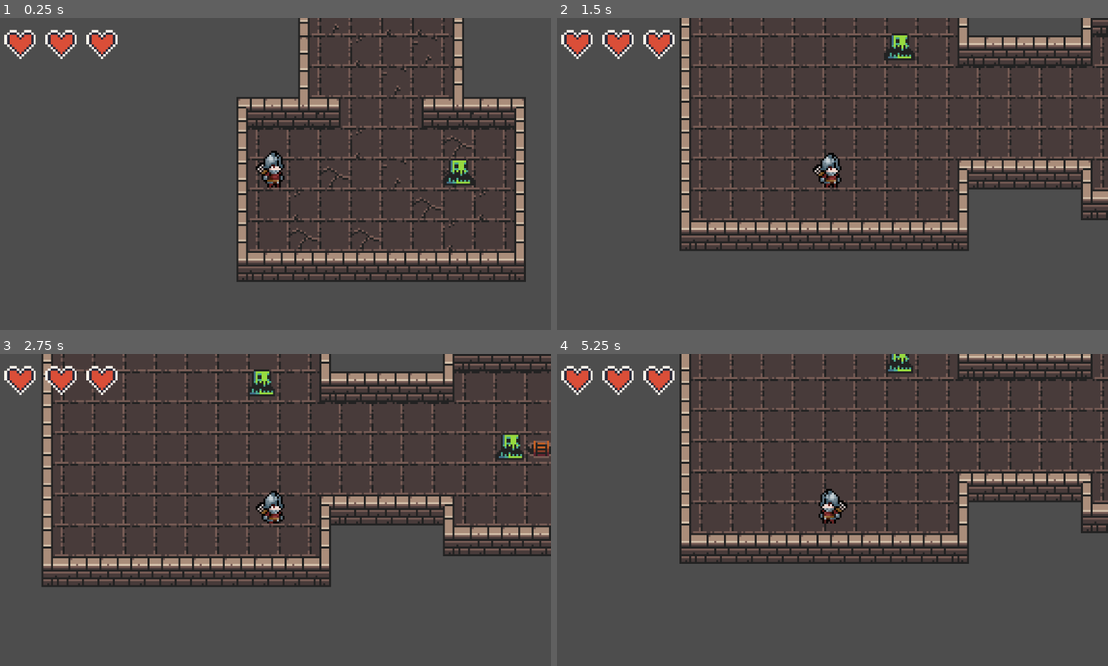
Above: before the commit, frames 1-4 (two rows, left to right).
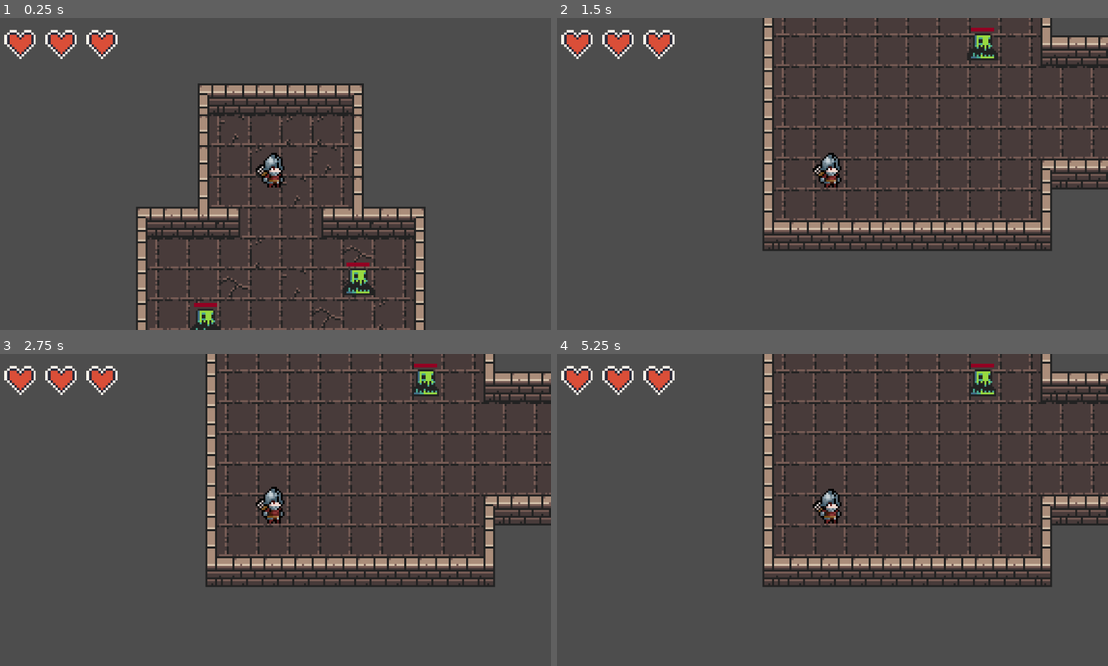
Above: after the commit, the same moments.

Repository: PaleBlueOrbit/Game-Off-2026-Roguelite
Game: Godot game, scene res://scenes/main.tscn
Two runs of this game, one before a commit and one after it. Both use one fixed random seed, a clock stepped at 60 frames per second and the inputs below.
Inputs (mouse positions are in pixels of both pictures, inside the frame that each line leads up to):
- Up to frame 1 (0.25 s): no input
- Up to frame 2 (1.5 s): tap Enter (ui_accept) at 0.5, 0.77 s; move the mouse to (953, 158) at 0.52 s; hold Right (ui_right) 0.53-1.25 s; click (953, 158) at 0.67 s; drag from (716, 189) to (898, 49) at 1.27 s
- Up to frame 3 (2.75 s): move the mouse to (330, 441) at 2.02 s; hold Right (ui_right) from 2.03 s (still down); click (330, 441) at 2.17 s
- Up to frame 4 (5.25 s): release Right (ui_right) at 2.75 s; drag from (804, 572) to (1063, 450) at 2.77 s; move the mouse to (997, 556) at 3.52 s; hold Left (ui_left) 3.53-4.25 s; click (997, 556) at 3.67 s; tap Enter (ui_accept) at 3.77 s; drag from (661, 463) to (898, 385) at 4.27 s; move the mouse to (860, 510) at 5.02 s; hold Down (ui_down) from 5.03 s (still down); click (860, 510) at 5.17 s

The runs differ from the first frame. In frame 1, 24% of the frame differs, in the area x 24-96%, y 0-100%; in frame 2, 17%; in frame 3, 24%; in frame 4, 24%.
Error after the commit: Invalid assignment of property or key 'disabled' with value of type 'bool' on a base object of type 'null instance'. (res://scripts/soldier.gd:19)

Commit message:
added lots of stuff (sorry)

Diff:
--- /dev/null
+++ b/assets/slime_shader.gdshader
@@ -0,0 +1,44 @@
+shader_type canvas_item;
+
+// --- Palette Swap Uniforms ---
+// How many colors are in your original slime sprite palette?
+const int PALETTE_SIZE = 3;
+
+// The exact original colors of your sprite (adjust these to match your artwork!)
+uniform vec4 base_palette[PALETTE_SIZE] : source_color;
+
+// The new colors you want to swap them with
+uniform vec4 target_palette[PALETTE_SIZE] : source_color;
+
+// How strictly to match the colors (keeps compression/artifacts from breaking the swap)
+uniform float precision : hint_range(0.0, 0.1) = 0.01;
+
+// --- Hit Flash Uniforms ---
+uniform vec4 flash_color : source_color = vec4(1.0, 0.0, 0.0, 1.0); // Default Red
+uniform float flash_modifier : hint_range(0.0, 1.0) = 0.0;          // 0 = normal, 1 = fully flashed
+
+void fragment() {
+    // Get the original pixel color from the sprite sheet
+    vec4 current_color = texture(TEXTURE, UV);
+    vec4 final_color = current_color;
+
+    // 1. Palette Swap Logic
+    // Only swap if the pixel isn't fully transparent
+    if (current_color.a > 0.0) {
+        for (int i = 0; i < PALETTE_SIZE; i++) {
+            // Check if the current pixel matches a color in our base palette
+            if (distance(current_color.rgb, base_palette[i].rgb) < precision) {
+                // Swap it with the target palette color while preserving original alpha
+                final_color = vec4(target_palette[i].rgb, current_color.a);
+                break;
+            }
+        }
+    }
+
+    // 2. Hit Flash Logic
+    // Blend between the swapped palette color and your flash color based on the modifier
+    final_color.rgb = mix(final_color.rgb, flash_color.rgb, flash_modifier);
+
+    // Output the final pixel color to the screen
+    COLOR = final_color;
+}
--- a/project.godot
+++ b/project.godot
@@ -54,6 +54,14 @@
 ]
 }
 
+[layer_names]
+
+2d_physics/layer_1="World"
+2d_physics/layer_2="Player Body"
+2d_physics/layer_3="Enemy Body"
+2d_physics/layer_4="Player Attacks"
+2d_physics/layer_5="Enemy Attacks"
+
 [rendering]
 
 textures/canvas_textures/default_texture_filter=0
--- a/scenes/level_1.tscn
+++ b/scenes/level_1.tscn
@@ -772,7 +772,13 @@
 tile_set = SubResource("TileSet_e3sih")
 
 [node name="spawn_point" parent="." index="2"]
-position = Vector2(-72, 24)
+position = Vector2(-20, -33)
 
 [node name="Slime" parent="." index="3" instance=ExtResource("5_4nkto")]
 position = Vector2(24, 22)
+
+[node name="Slime2" parent="." index="4" instance=ExtResource("5_4nkto")]
+position = Vector2(-55, 43)
+
+[node name="Soldier" parent="." index="5"]
+position = Vector2(-209, -79)
--- a/scenes/level_2.tscn
+++ b/scenes/level_2.tscn
@@ -771,7 +771,7 @@
 tile_map_data = PackedByteArray("AAD8/wIAAAAAAAEAAAD8/wEAAAAAAAEAAAD8/wAAAAAAAAEAAAD8////AAAAAAEAAAD8//7/AAAAAAEAAAD8// …(848 unchanged characters)…
 tile_set = SubResource("TileSet_6cvei")
 
-[node name="spawn_point" parent="." index="3"]
+[node name="spawn_point" parent="." index="2"]
 position = Vector2(-24, 24)
 
 [node name="Slime" parent="." index="4" instance=ExtResource("5_b4j7a")]
--- a/scenes/slime.tscn
+++ b/scenes/slime.tscn
@@ -1,10 +1,25 @@
-[gd_scene load_steps=8 format=3 uid="uid://p8tapsvgdyqn"]
+[gd_scene load_steps=14 format=3 uid="uid://p8tapsvgdyqn"]
 
 [ext_resource type="Script" uid="uid://c5410c03rery6" path="res://scripts/slime.gd" id="1_2npkn"]
 [ext_resource type="Texture2D" uid="uid://cj3o63hmegvs4" path="res://assets/slime/swampy_anim_f0.png" id="1_pjw23"]
 [ext_resource type="Texture2D" uid="uid://cm1taa8vtby45" path="res://assets/slime/swampy_anim_f1.png" id="2_2npkn"]
+[ext_resource type="Shader" uid="uid://b245reg2b0i52" path="res://assets/slime_shader.gdshader" id="2_fd6lc"]
 [ext_resource type="Texture2D" uid="uid://b5dkwhd5lkrbu" path="res://assets/slime/swampy_anim_f2.png" id="3_fd6lc"]
 [ext_resource type="Texture2D" uid="uid://ks7r6xfu0q34" path="res://assets/slime/swampy_anim_f3.png" id="4_gstla"]
+
+[sub_resource type="StyleBoxFlat" id="StyleBoxFlat_2npkn"]
+
+[sub_resource type="StyleBoxFlat" id="StyleBoxFlat_fd6lc"]
+bg_color = Color(0.57683, 0, 0.134829, 1)
+
+[sub_resource type="ShaderMaterial" id="ShaderMaterial_2npkn"]
+resource_local_to_scene = true
+shader = ExtResource("2_fd6lc")
+shader_parameter/base_palette = PackedColorArray(0.596078, 0.854902, 0.25098, 1, 0.282353, 0.654902, 0.564706, 1, 0.254902, 0.439216, 0.533333, 1, 0.133333, 0.133333, 0.133333, 1)
+shader_parameter/target_palette = PackedColorArray(0.596078, 0.854902, 0.25098, 1, 0.282353, 0.654902, 0.564706, 1, 0.254902, 0.439216, 0.533333, 1, 0.133333, 0.133333, 0.133333, 1)
+shader_parameter/precision = 0.01
+shader_parameter/flash_color = Color(1, 0, 0, 1)
+shader_parameter/flash_modifier = 0.0
 
 [sub_resource type="SpriteFrames" id="SpriteFrames_v5wyi"]
 animations = [{
@@ -29,15 +44,53 @@
 [sub_resource type="CircleShape2D" id="CircleShape2D_0l8pv"]
 radius = 5.0
 
+[sub_resource type="CircleShape2D" id="CircleShape2D_2npkn"]
+radius = 9.0
+
+[sub_resource type="CircleShape2D" id="CircleShape2D_fd6lc"]
+radius = 6.0
+
 [node name="Slime" type="Area2D"]
+z_index = 5
 script = ExtResource("1_2npkn")
 damage_amount = 1
 
+[node name="HealthBar" type="ProgressBar" parent="."]
+offset_left = -6.0
+offset_top = -9.0
+offset_right = 6.0
+offset_bottom = -7.0
+theme_override_styles/background = SubResource("StyleBoxFlat_2npkn")
+theme_override_styles/fill = SubResource("StyleBoxFlat_fd6lc")
+show_percentage = false
+
 [node name="AnimatedSprite2D" type="AnimatedSprite2D" parent="."]
+material = SubResource("ShaderMaterial_2npkn")
 sprite_frames = SubResource("SpriteFrames_v5wyi")
 autoplay = "default"
 frame_progress = 0.383045
 
 [node name="CollisionShape2D" type="CollisionShape2D" parent="."]
+visible = false
 position = Vector2(0, 3)
 shape = SubResource("CircleShape2D_0l8pv")
+
+[node name="HurtBox" type="Area2D" parent="."]
+visible = false
+collision_layer = 0
+collision_mask = 8
+
+[node name="CollisionShape2D" type="CollisionShape2D" parent="HurtBox"]
+position = Vector2(0, 3)
+shape = SubResource("CircleShape2D_2npkn")
+
+[node name="HitBox" type="Area2D" parent="."]
+visible = false
+collision_layer = 16
+collision_mask = 0
+
+[node name="CollisionShape2D" type="CollisionShape2D" parent="HitBox"]
+position = Vector2(0, 2)
+shape = SubResource("CircleShape2D_fd6lc")
+
+[connection signal="area_entered" from="HurtBox" to="." method="_on_hurt_box_area_entered"]
--- a/scenes/soldier.tscn
+++ b/scenes/soldier.tscn
@@ -1,357 +1,77 @@
-[gd_scene load_steps=48 format=3 uid="uid://cqfiuqbec6nr6"]
+[gd_scene load_steps=9 format=3 uid="uid://cqfiuqbec6nr6"]
 
 [ext_resource type="Texture2D" uid="uid://d16s3kyv810rn" path="res://assets/Soldier.png" id="1_3ekc7"]
 [ext_resource type="Script" uid="uid://utjuiojq2bob" path="res://scripts/soldier.gd" id="1_q2rr1"]
 
-[sub_resource type="AtlasTexture" id="AtlasTexture_q2rr1"]
-atlas = ExtResource("1_3ekc7")
-region = Rect2(0, 600, 100, 100)
+[sub_resource type="Animation" id="Animation_q2rr1"]
+resource_name = "idle"
+length = 4.0
+step = 0.2
+tracks/0/type = "value"
+tracks/0/imported = false
+tracks/0/enabled = true
+tracks/0/path = NodePath("Sprite2D:frame")
+tracks/0/interp = 1
+tracks/0/loop_wrap = true
+tracks/0/keys = {
+"times": PackedFloat32Array(0, 1, 2, 3, 4, 5),
+"transitions": PackedFloat32Array(1, 1, 1, 1, 1, 1),
+"update": 1,
+"values": [0, 1, 2, 3, 4, 5]
+}
 
-[sub_resource type="AtlasTexture" id="AtlasTexture_2oslh"]
-atlas = ExtResource("1_3ekc7")
-region = Rect2(100, 600, 100, 100)
+[sub_resource type="Animation" id="Animation_2oslh"]
+length = 0.001
+tracks/0/type = "value"
+tracks/0/imported = false
+tracks/0/enabled = true
+tracks/0/path = NodePath("Sprite2D:frame")
+tracks/0/interp = 1
+tracks/0/loop_wrap = true
+tracks/0/keys = {
+"times": PackedFloat32Array(0),
+"transitions": PackedFloat32Array(1),
+"update": 1,
+"values": [0]
+}
 
-[sub_resource type="AtlasTexture" id="AtlasTexture_x21nm"]
-atlas = ExtResource("1_3ekc7")
-region = Rect2(200, 600, 100, 100)
+[sub_resource type="AnimationLibrary" id="AnimationLibrary_x21nm"]
+_data = {
+&"RESET": SubResource("Animation_2oslh"),
+&"idle": SubResource("Animation_q2rr1")
+}
 
-[sub_resource type="AtlasTexture" id="AtlasTexture_hpa1h"]
-atlas = ExtResource("1_3ekc7")
-region = Rect2(300, 600, 100, 100)
-
-[sub_resource type="AtlasTexture" id="AtlasTexture_ajv6t"]
-atlas = ExtResource("1_3ekc7")
-region = Rect2(0, 500, 100, 100)
-
-[sub_resource type="AtlasTexture" id="AtlasTexture_50ktg"]
-atlas = ExtResource("1_3ekc7")
-region = Rect2(100, 500, 100, 100)
-
-[sub_resource type="AtlasTexture" id="AtlasTexture_8qfth"]
-atlas = ExtResource("1_3ekc7")
-region = Rect2(200, 500, 100, 100)
-
-[sub_resource type="AtlasTexture" id="AtlasTexture_8jak6"]
-atlas = ExtResource("1_3ekc7")
-region = Rect2(300, 500, 100, 100)
-
-[sub_resource type="AtlasTexture" id="AtlasTexture_kv0so"]
-atlas = ExtResource("1_3ekc7")
-region = Rect2(0, 0, 100, 100)
-
-[sub_resource type="AtlasTexture" id="AtlasTexture_se1ou"]
-atlas = ExtResource("1_3ekc7")
-region = Rect2(100, 0, 100, 100)
-
-[sub_resource type="AtlasTexture" id="AtlasTexture_iflmy"]
-atlas = ExtResource("1_3ekc7")
-region = Rect2(200, 0, 100, 100)
-
-[sub_resource type="AtlasTexture" id="AtlasTexture_d4e0u"]
-atlas = ExtResource("1_3ekc7")
-region = Rect2(300, 0, 100, 100)
-
-[sub_resource type="AtlasTexture" id="AtlasTexture_wy8un"]
-atlas = ExtResource("1_3ekc7")
-region = Rect2(400, 0, 100, 100)
-
-[sub_resource type="AtlasTexture" id="AtlasTexture_qf1do"]
-atlas = ExtResource("1_3ekc7")
-region = Rect2(500, 0, 100, 100)
-
-[sub_resource type="AtlasTexture" id="AtlasTexture_yf5wr"]
-atlas = ExtResource("1_3ekc7")
-region = Rect2(0, 100, 100, 100)
-
-[sub_resource type="AtlasTexture" id="AtlasTexture_uvogt"]
-atlas = ExtResource("1_3ekc7")
-region = Rect2(100, 100, 100, 100)
-
-[sub_resource type="AtlasTexture" id="AtlasTexture_mis5n"]
-atlas = ExtResource("1_3ekc7")
-region = Rect2(200, 100, 100, 100)
-
-[sub_resource type="AtlasTexture" id="AtlasTexture_guqno"]
-atlas = ExtResource("1_3ekc7")
-region = Rect2(300, 100, 100, 100)
-
-[sub_resource type="AtlasTexture" id="AtlasTexture_46q4a"]
-atlas = ExtResource("1_3ekc7")
-region = Rect2(400, 100, 100, 100)
-
-[sub_resource type="AtlasTexture" id="AtlasTexture_pyc10"]
-atlas = ExtResource("1_3ekc7")
-region = Rect2(500, 100, 100, 100)
-
-[sub_resource type="AtlasTexture" id="AtlasTexture_evcuf"]
-atlas = ExtResource("1_3ekc7")
-region = Rect2(600, 100, 100, 100)
-
-[sub_resource type="AtlasTexture" id="AtlasTexture_7iib6"]
-atlas = ExtResource("1_3ekc7")
-region = Rect2(700, 100, 100, 100)
-
-[sub_resource type="AtlasTexture" id="AtlasTexture_ewl12"]
-atlas = ExtResource("1_3ekc7")
-region = Rect2(0, 400, 100, 100)
-
-[sub_resource type="AtlasTexture" id="AtlasTexture_o7ey4"]
-atlas = ExtResource("1_3ekc7")
-region = Rect2(100, 400, 100, 100)
-
-[sub_resource type="AtlasTexture" id="AtlasTexture_bg0sq"]
-atlas = ExtResource("1_3ekc7")
-region = Rect2(200, 400, 100, 100)
-
-[sub_resource type="AtlasTexture" id="AtlasTexture_02rox"]
-atlas = ExtResource("1_3ekc7")
-region = Rect2(300, 400, 100, 100)
-
-[sub_resource type="AtlasTexture" id="AtlasTexture_ykoby"]
-atlas = ExtResource("1_3ekc7")
-region = Rect2(400, 400, 100, 100)
-
-[sub_resource type="AtlasTexture" id="AtlasTexture_et2b5"]
-atlas = ExtResource("1_3ekc7")
-region = Rect2(500, 400, 100, 100)
-
-[sub_resource type="AtlasTexture" id="AtlasTexture_g13yl"]
-atlas = ExtResource("1_3ekc7")
-region = Rect2(600, 400, 100, 100)
-
-[sub_resource type="AtlasTexture" id="AtlasTexture_tu2gs"]
-atlas = ExtResource("1_3ekc7")
-region = Rect2(700, 400, 100, 100)
-
-[sub_resource type="AtlasTexture" id="AtlasTexture_ow7ph"]
-atlas = ExtResource("1_3ekc7")
-region = Rect2(800, 400, 100, 100)
-
-[sub_resource type="AtlasTexture" id="AtlasTexture_bwisg"]
-atlas = ExtResource("1_3ekc7")
-region = Rect2(0, 300, 100, 100)
-
-[sub_resource type="AtlasTexture" id="AtlasTexture_c80cs"]
-atlas = ExtResource("1_3ekc7")
-region = Rect2(100, 300, 100, 100)
-
-[sub_resource type="AtlasTexture" id="AtlasTexture_dwxa3"]
-atlas = ExtResource("1_3ekc7")
-region = Rect2(200, 300, 100, 100)
-
-[sub_resource type="AtlasTexture" id="AtlasTexture_c7lw5"]
-atlas = ExtResource("1_3ekc7")
-region = Rect2(300, 300, 100, 100)
-
-[sub_resource type="AtlasTexture" id="AtlasTexture_awy8f"]
-atlas = ExtResource("1_3ekc7")
-region = Rect2(400, 300, 100, 100)
-
-[sub_resource type="AtlasTexture" id="AtlasTexture_xdypi"]
-atlas = ExtResource("1_3ekc7")
-region = Rect2(500, 300, 100, 100)
-
-[sub_resource type="AtlasTexture" id="AtlasTexture_vatia"]
-atlas = ExtResource("1_3ekc7")
-region = Rect2(0, 200, 100, 100)
-
-[sub_resource type="AtlasTexture" id="AtlasTexture_4jx6f"]
-atlas = ExtResource("1_3ekc7")
-region = Rect2(100, 200, 100, 100)
-
-[sub_resource type="AtlasTexture" id="AtlasTexture_akjjp"]
-atlas = ExtResource("1_3ekc7")
-region = Rect2(200, 200, 100, 100)
-
-[sub_resource type="AtlasTexture" id="AtlasTexture_85dtl"]
-atlas = ExtResource("1_3ekc7")
-region = Rect2(300, 200, 100, 100)
-
-[sub_resource type="AtlasTexture" id="AtlasTexture_li0o7"]
-atlas = ExtResource("1_3ekc7")
-region = Rect2(400, 200, 100, 100)
-
-[sub_resource type="AtlasTexture" id="AtlasTexture_1m1ek"]
-atlas = ExtResource("1_3ekc7")
-region = Rect2(500, 200, 100, 100)
-
-[sub_resource type="SpriteFrames" id="SpriteFrames_o36qb"]
-animations = [{
-"frames": [{
-"duration": 1.0,
-"texture": SubResource("AtlasTexture_q2rr1")
-}, {
-"duration": 1.0,
-"texture": SubResource("AtlasTexture_2oslh")
-}, {
-"duration": 1.0,
-"texture": SubResource("AtlasTexture_x21nm")
-}, {
-"duration": 3.0,
-"texture": SubResource("AtlasTexture_hpa1h")
-}],
-"loop": false,
-"name": &"die",
-"speed": 5.0
-}, {
-"frames": [{
-"duration": 1.0,
-"texture": SubResource("AtlasTexture_ajv6t")
-}, {
-"duration": 1.0,
-"texture": SubResource("AtlasTexture_50ktg")
-}, {
-"duration": 1.0,
-"texture": SubResource("AtlasTexture_8qfth")
-}, {
-"duration": 1.0,
-"texture": SubResource("AtlasTexture_8jak6")
-}],
-"loop": false,
-"name": &"hurt",
-"speed": 5.0
-}, {
-"frames": [{
-"duration": 1.0,
-"texture": SubResource("AtlasTexture_kv0so")
-}, {
-"duration": 1.0,
-"texture": SubResource("AtlasTexture_se1ou")
-}, {
-"duration": 1.0,
-"texture": SubResource("AtlasTexture_iflmy")
-}, {
-"duration": 1.0,
-"texture": SubResource("AtlasTexture_d4e0u")
-}, {
-"duration": 1.0,
-"texture": SubResource("AtlasTexture_wy8un")
-}, {
-"duration": 1.0,
-"texture": SubResource("AtlasTexture_qf1do")
-}],
-"loop": true,
-"name": &"idle",
-"speed": 8.0
-}, {
-"frames": [{
-"duration": 1.0,
-"texture": SubResource("AtlasTexture_yf5wr")
-}, {
-"duration": 1.0,
-"texture": SubResource("AtlasTexture_uvogt")
-}, {
-"duration": 1.0,
-"texture": SubResource("AtlasTexture_mis5n")
-}, {
-"duration": 1.0,
-"texture": SubResource("AtlasTexture_guqno")
-}, {
-"duration": 1.0,
-"texture": SubResource("AtlasTexture_46q4a")
-}, {
-"duration": 1.0,
-"texture": SubResource("AtlasTexture_pyc10")
-}, {
-"duration": 1.0,
-"texture": SubResource("AtlasTexture_evcuf")
-}, {
-"duration": 1.0,
-"texture": SubResource("AtlasTexture_7iib6")
-}],
-"loop": true,
-"name": &"run",
-"speed": 10.0
-}, {
-"frames": [{
-"duration": 1.0,
-"texture": SubResource("AtlasTexture_ewl12")
-}, {
-"duration": 1.0,
-"texture": SubResource("AtlasTexture_o7ey4")
-}, {
-"duration": 1.0,
-"texture": SubResource("AtlasTexture_bg0sq")
-}, {
-"duration": 1.0,
-"texture": SubResource("AtlasTexture_02rox")
-}, {
-"duration": 1.0,
-"texture": SubResource("AtlasTexture_ykoby")
-}, {
-"duration": 1.0,
-"texture": SubResource("AtlasTexture_et2b5")
-}, {
-"duration": 1.0,
-"texture": SubResource("AtlasTexture_g13yl")
-}, {
-"duration": 1.0,
-"texture": SubResource("AtlasTexture_tu2gs")
-}, {
-"duration": 1.0,
-"texture": SubResource("AtlasTexture_ow7ph")
-}],
-"loop": false,
-"name": &"shoot",
-"speed": 12.0
-}, {
-"frames": [{
-"duration": 1.0,
-"texture": SubResource("AtlasTexture_bwisg")
-}, {
-"duration": 1.0,
-"texture": SubResource("AtlasTexture_c80cs")
-}, {
-"duration": 1.0,
-"texture": SubResource("AtlasTexture_dwxa3")
-}, {
-"duration": 1.0,
-"texture": SubResource("AtlasTexture_c7lw5")
-}, {
-"duration": 1.0,
-"texture": SubResource("AtlasTexture_awy8f")
-}, {
-"duration": 1.0,
-"texture": SubResource("AtlasTexture_xdypi")
-}],
-"loop": false,
-"name": &"sword_down",
-"speed": 10.0
-}, {
-"frames": [{
-"duration": 1.0,
-"texture": SubResource("AtlasTexture_vatia")
-}, {
-"duration": 1.0,
-"texture": SubResource("AtlasTexture_4jx6f")
-}, {
-"duration": 1.0,
-"texture": SubResource("AtlasTexture_akjjp")
-}, {
-"duration": 1.0,
-"texture": SubResource("AtlasTexture_85dtl")
-}, {
-"duration": 1.0,
-"texture": SubResource("AtlasTexture_li0o7")
-}, {
-"duration": 1.0,
-"texture": SubResource("AtlasTexture_1m1ek")
-}],
-"loop": false,
-"name": &"sword_side",
-"speed": 8.0
-}]
+[sub_resource type="CircleShape2D" id="CircleShape2D_q2rr1"]
 
 [sub_resource type="CircleShape2D" id="CircleShape2D_0b0yx"]
 radius = 6.0
+
+[sub_resource type="CircleShape2D" id="CircleShape2D_2oslh"]
+radius = 6.08276
 
 [node name="Soldier" type="CharacterBody2D"]
 z_index = 10
 script = ExtResource("1_q2rr1")
 
-[node name="AnimatedSprite2D" type="AnimatedSprite2D" parent="."]
-sprite_frames = SubResource("SpriteFrames_o36qb")
-animation = &"die"
+[node name="AnimationPlayer" type="AnimationPlayer" parent="."]
+libraries = {
+&"": SubResource("AnimationLibrary_x21nm")
+}
+autoplay = "idle"
+
+[node name="Sprite2D" type="Sprite2D" parent="."]
+texture = ExtResource("1_3ekc7")
+hframes = 9
+vframes = 7
+
+[node name="HitBox" type="Area2D" parent="Sprite2D"]
+position = Vector2(10, 0)
+collision_layer = 8
+collision_mask = 0
+
+[node name="CollisionShape2D" type="CollisionShape2D" parent="Sprite2D/HitBox"]
+shape = SubResource("CircleShape2D_q2rr1")
+disabled = true
 
 [node name="CollisionShape2D" type="CollisionShape2D" parent="."]
 position = Vector2(0, 1)
@@ -362,3 +82,14 @@
 
 [node name="AttackTimer" type="Timer" parent="."]
 one_shot = true
+
+[node name="HitTimer" type="Timer" parent="."]
+
+[node name="HurtBox" type="Area2D" parent="."]
+collision_layer = 0
+collision_mask = 16
+
+[node name="CollisionShape2D" type="CollisionShape2D" parent="HurtBox"]
+shape = SubResource("CircleShape2D_2oslh")
+
+[connection signal="area_entered" from="HurtBox" to="." method="_on_hurt_box_area_entered"]
--- a/scripts/global.gd
+++ b/scripts/global.gd
@@ -4,19 +4,27 @@
 #global variables
 var max_health: int = 6
 var player_health: int = max_health
-var attack_cooldown: float = 1.5
+var attack_cooldown: float = 1.0
+var player_damage = 1
+var crit_chance: float = 35
 
 signal health_changed(current: int, max_health: int)
 
 
 
 #to be added:
-var crit_change: float = 0.0
 var movement_speed: float = 100.0
 var max_shield: int = 0
 var player_shield: int = 0
 var reach: float = 100.0
 
+func calculate_damage() -> int:
+	if randf_range(0.0, 100.0) <= crit_chance:
+		print("Critical Hit!")
+		return player_damage * 2.0
+	else:
+		return player_damage
+
 func reset_game() -> void:
 	player_health = max_health
 	health_changed.emit(player_health, max_health)
--- a/scripts/main.gd
+++ b/scripts/main.gd
@@ -1,6 +1,9 @@
 extends Node2D
 
 @export_file("*.tscn") var next_scene_path: String
+
+func _ready() -> void:
+	randomize()
 
 func _unhandled_input(event: InputEvent) -> void:
 	if event.is_action_pressed("ui_accept"):
--- a/scripts/slime.gd
+++ b/scripts/slime.gd
@@ -3,17 +3,18 @@
 @export var damage_amount: int = 15
 @export var damage_rate: float = 1.0
 
+@onready var health_bar: ProgressBar = $HealthBar
+@onready var sprite = $AnimatedSprite2D
+
 var player_inside: Node2D = null
 var damage_timer: float = 0.0
+var max_health: int = 4
+var health: int = max_health
 
 func _ready() -> void:
-	body_entered.connect(_on_body_entered)
 	body_exited.connect(_on_body_exited)
-
-func _on_body_entered(body: Node2D) -> void:
-	if body.name == "Soldier" or body.is_in_group("Soldier"):
-		player_inside = body
-		deal_damage()
+	health_bar.max_value = max_health
+	health_bar.value = health
 
 func _on_body_exited(body: Node2D) -> void:
 	if body == player_inside:
@@ -21,12 +22,26 @@
 		damage_timer = 0.0
 
 func _process(delta: float) -> void:
-	if player_inside:
-		damage_timer += delta
-		if damage_timer >= damage_rate:
-			deal_damage()
-			damage_timer = 0.0
+	pass
 
-func deal_damage() -> void:
-	if player_inside and player_inside.has_method("take_damage"):
-		player_inside.take_damage(damage_amount)
+func die() -> void:
+	queue_free()
+
+func take_damage() -> void:
+	health -= Global.calculate_damage()
+	health = max(health, 0)
+	health_bar.value = health
+
+	var mat = sprite.material as ShaderMaterial
+	if mat:
+		var tween = create_tween()
+		mat.set_shader_parameter("flash_modifier", 1.0)
+		tween.tween_property(mat, "shader_parameter/flash_modifier", 0.0, 0.15)
+
+	print("slimes health = ", health)
+	if health <= 0:
+		die()
+
+
+func _on_hurt_box_area_entered(area: Area2D) -> void:
+	take_damage()
--- a/scripts/soldier.gd
+++ b/scripts/soldier.gd
@@ -4,20 +4,27 @@
 
 @onready var sprite: AnimatedSprite2D = $AnimatedSprite2D
 @onready var attack_timer: Timer = $AttackTimer
+@onready var attack_box: CollisionShape2D = $AnimatedSprite2D/HitBox/CollisionShape2D
 
 var is_dead: bool = false
 var is_attacking: bool = false
-var can_attack:bool = true
+var can_attack: bool = true
+var is_hurting: bool = false
 
 func _ready() -> void:
 	print("Level loaded! Current Player Health: ", Global.player_health)
 	attack_timer.wait_time = Global.attack_cooldown
 	attack_timer.one_shot = true
 	attack_timer.timeout.connect(_on_attack_timer_timeout)
+	attack_box.disabled = true
 
 func take_damage(amount: int) -> void:
 	if is_dead:
 		return
+
+	is_hurting = true
+	sprite.play("hurt")
+
 
 	Global.player_health -= amount
 	print("You took ", amount, "damage", "  New Health: ", Global.player_health)
@@ -25,6 +32,9 @@
 	Global.health_changed.emit(Global.player_health, Global.max_health)
 	if Global.player_health <= 0:
 		die()
+
+	await sprite.animation_finished
+	is_hurting = false
 
 func die() -> void:
 	print("You Died")
@@ -41,8 +51,11 @@
 	attack_timer.start()
 	is_attacking = true
 	sprite.play("sword_side")
+
+	attack_box.set_deferred("disabled", false)
 	await sprite.animation_finished
 	is_attacking = false
+	attack_box.set_deferred("disabled", true)
 
 func _on_attack_timer_timeout() -> void:
 	can_attack = true
@@ -58,15 +71,26 @@
 
 	var direction := Input.get_vector("ui_left", "ui_right", "ui_up", "ui_down")
 	velocity = direction * speed
+
+	if is_attacking or is_hurting:
+		velocity = Vector2.ZERO
+		move_and_slide()
+		return
+
+	if direction.x < 0:
+		sprite.scale.x = -abs(sprite.scale.x)
+	elif direction.x > 0:
+		sprite.scale.x = abs(sprite.scale.x)
+
+
+
+	if direction != Vector2.ZERO:
+		sprite.play("run")
+	else:
+		sprite.play("idle")
+
 	move_and_slide()
 
-	if direction.x < 0:
-		sprite.flip_h = true
-	elif direction.x > 0:
-		sprite.flip_h = false
 
-	if !is_attacking:
-		if direction != Vector2.ZERO:
-			sprite.play("run")
-		else:
-			sprite.play("idle")
+func _on_hurt_box_area_entered(area: Area2D) -> void:
+	take_damage(area.owner.damage_amount)
Not shown, added: assets/slime_shader.gdshader.uid
